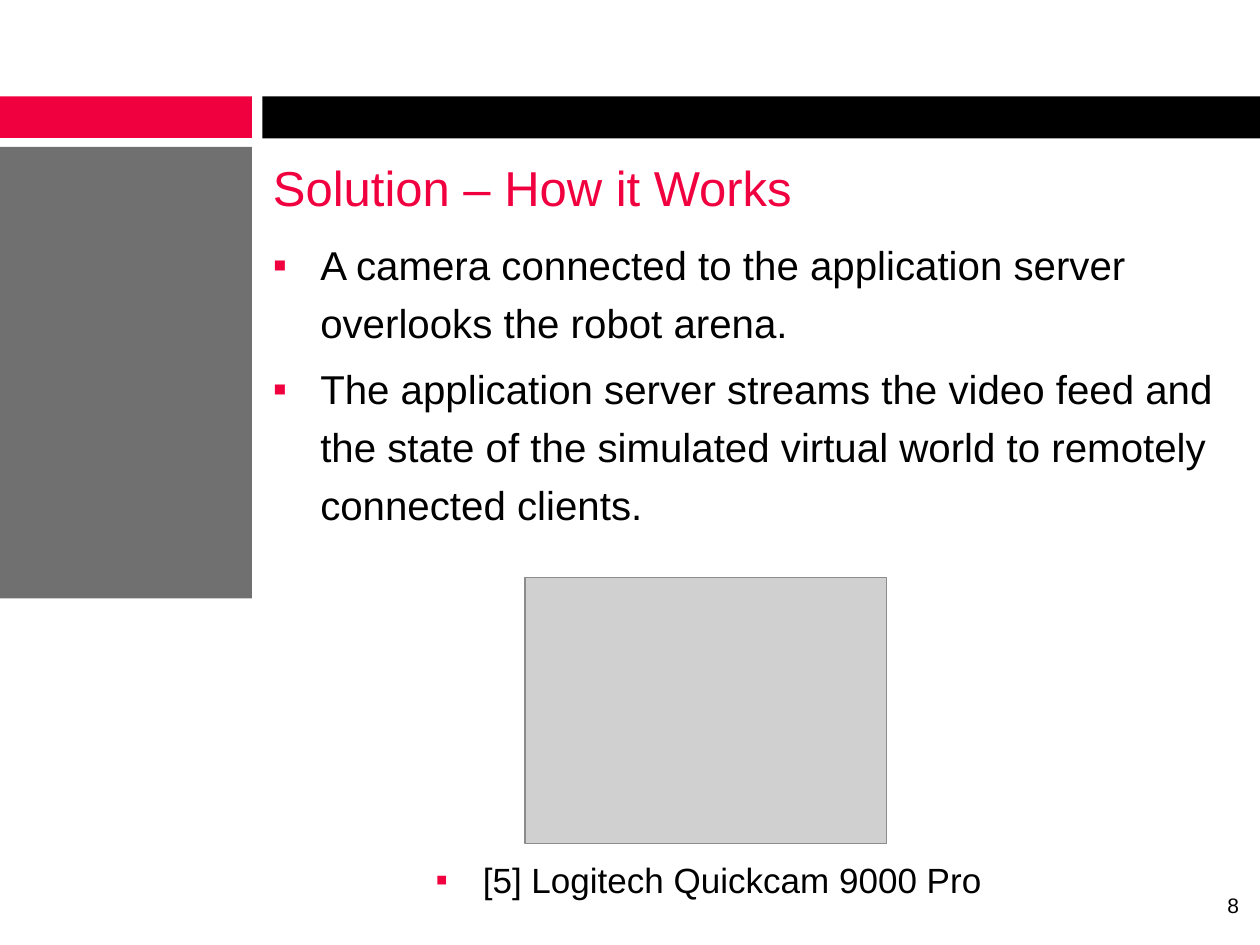
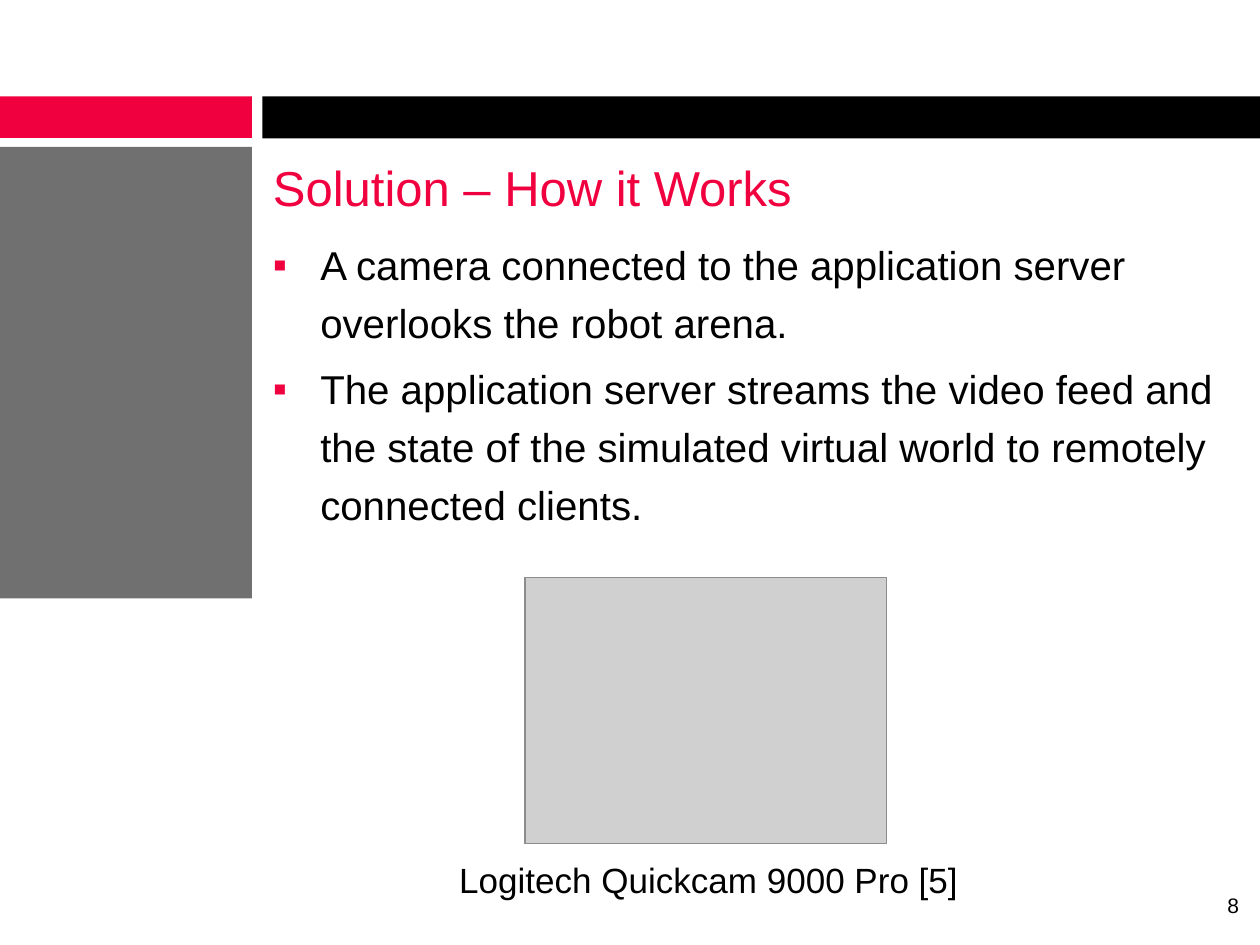
Before and after one commit to alexcraig/RoboWars, a slide deck: slide 8 of docs/presentation_slides/RoboWarsPresentation_AlexCraig.pptx. Drawn at 1260x945 pixels with LibreOffice and Linux fonts; fonts in the diff are those of the drawing; grey boxes stand for pictures; background and template pictures are left out. Boxes give left, top, right and bottom in pixels: in the first picture for what was removed or moved away, otherwise in the second. Text is boxed around its words. In the diff, an @@ line names an element or a change of style, - is before the commit and + after.

```diff
--- a/docs/presentation_slides/RoboWarsPresentation_AlexCraig.pptx
+++ b/docs/presentation_slides/RoboWarsPresentation_AlexCraig.pptx
@@ text at (459, 867, 958, 900): text changed @@
-▪ [5] Logitech Quickcam 9000 Pro
+Logitech Quickcam 9000 Pro [5]
```
Also in this commit, not shown: 6 other slides changed, 1 slide added.
